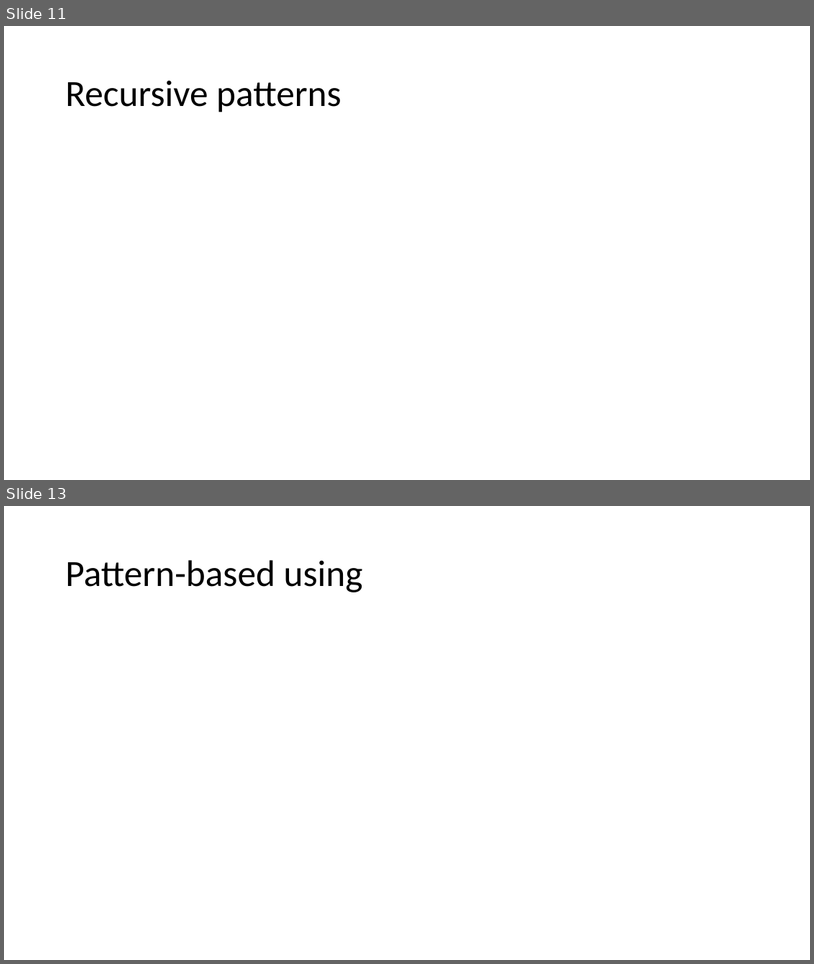
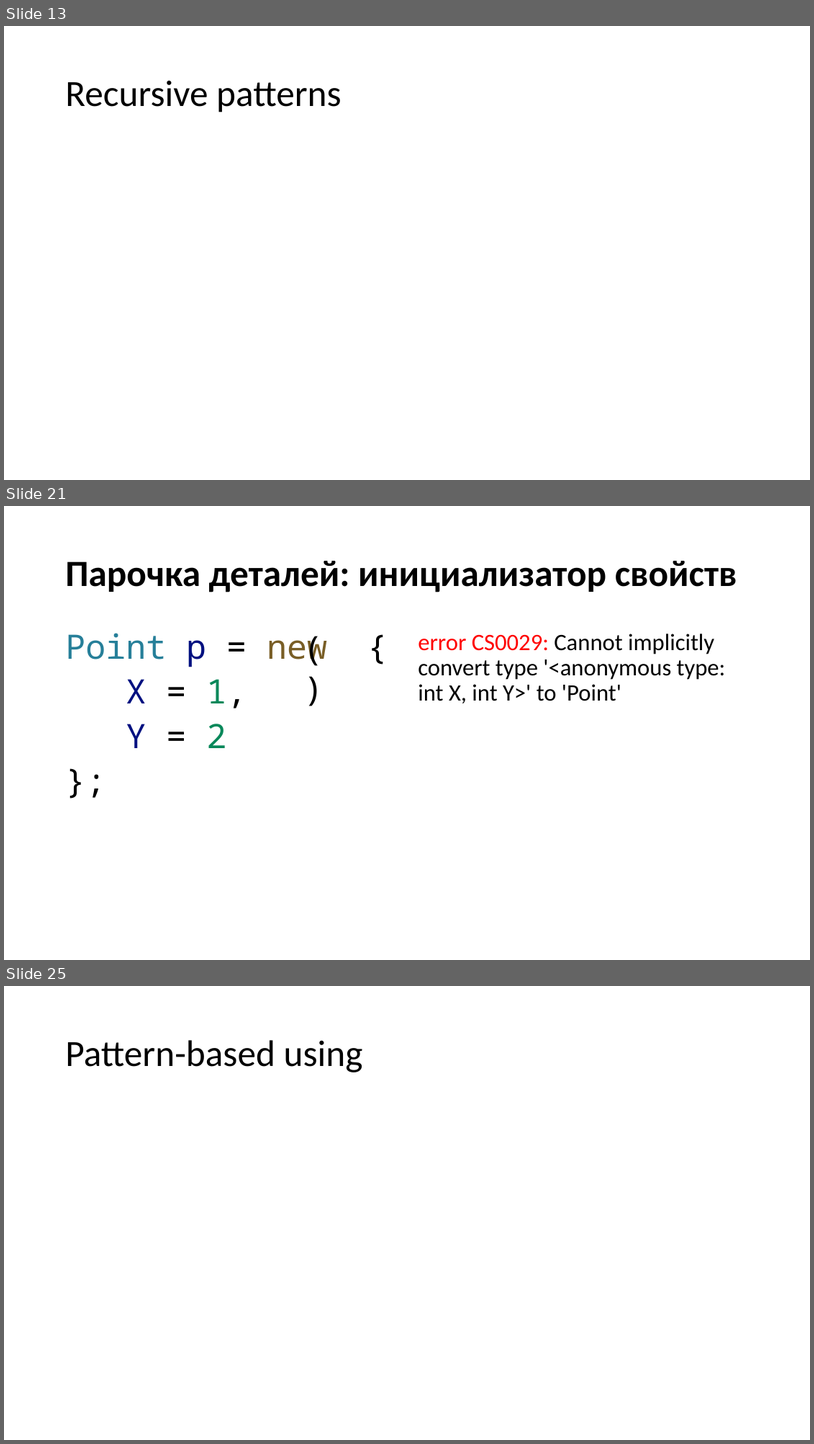
Before and after one commit to kugushev/presentations, a slide deck: Presentation.pptx. Shown one above the other, each under a label of ours: slides 11 and 13 before the commit, slides 13, 21 and 25 after it; the slides between them are not shown. The pictures are 814x964 and 814x1444 pixels, drawn with LibreOffice and Linux fonts; fonts in the diff are those of the drawing. Boxes give left, top, right and bottom in pixels: in the first picture for what was removed or moved away, otherwise in the second. Text is boxed around its words. In the diff, an @@ line names an element or a change of style, - is before the commit and + after.

Commit message:
add target-type-new

```diff
--- a/Presentation.pptx
+++ b/Presentation.pptx
@@ slide 21 added at (x1=4, y1=506, x2=810, y2=960), background #FFFFFF @@
@@ title added at (x1=65, y1=561, x2=738, y2=592), 44 pt, text #000000, bold @@
+Парочка деталей: инициализатор свойств
@@ text added at (x1=65, y1=633, x2=327, y2=748), 40 pt, text #000000 @@
+Point p = new {
+X = 1,
+Y = 2
+};
@@ text added at (x1=298, y1=623, x2=347, y2=670), 40 pt, text #000000 @@
+()
@@ text added at (x1=418, y1=633, x2=726, y2=703), 28 pt, text #000000 @@
+error CS0029: Cannot implicitly convert type '<anonymous type: int X, int Y>' to 'Point'
@@ what was slide 11 is now slide 13 @@
@@ what was slide 13 is now slide 25 @@
```
Also in this commit, not shown: 1 slide changed, 11 other slides added, 2 other files.
